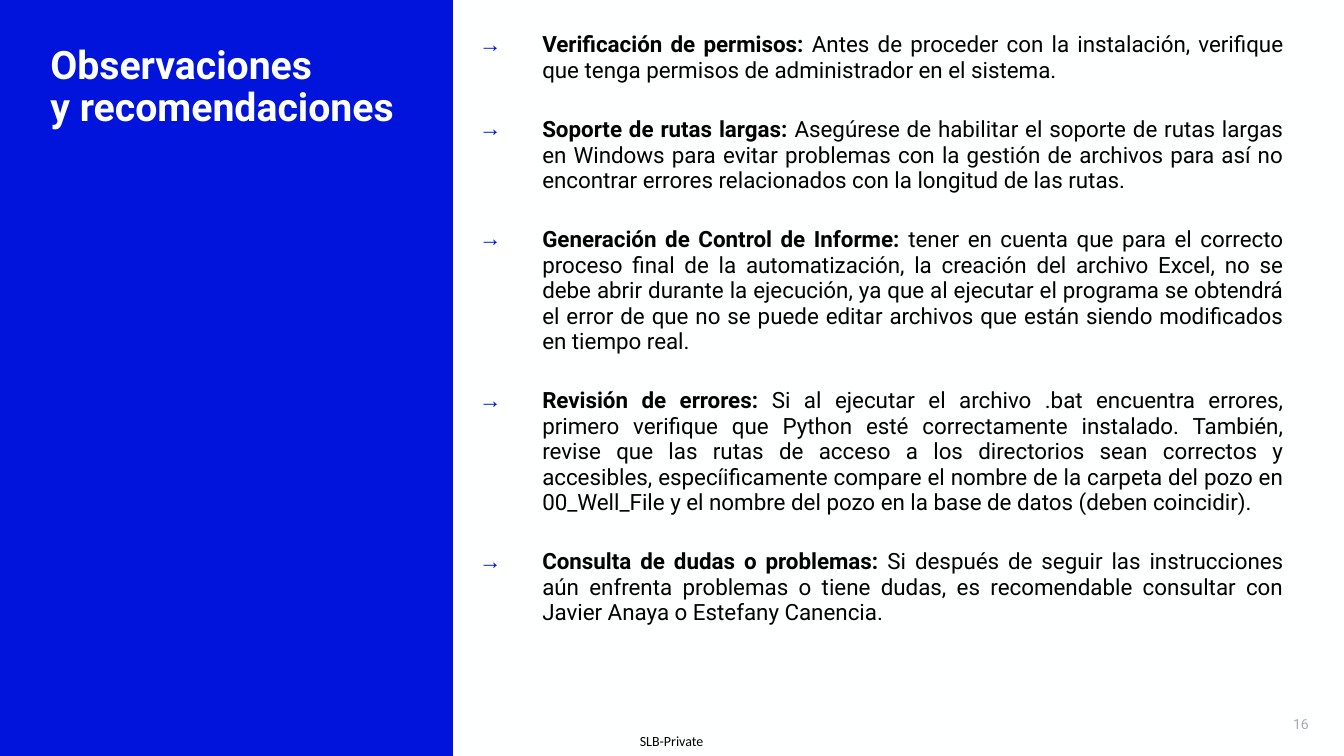
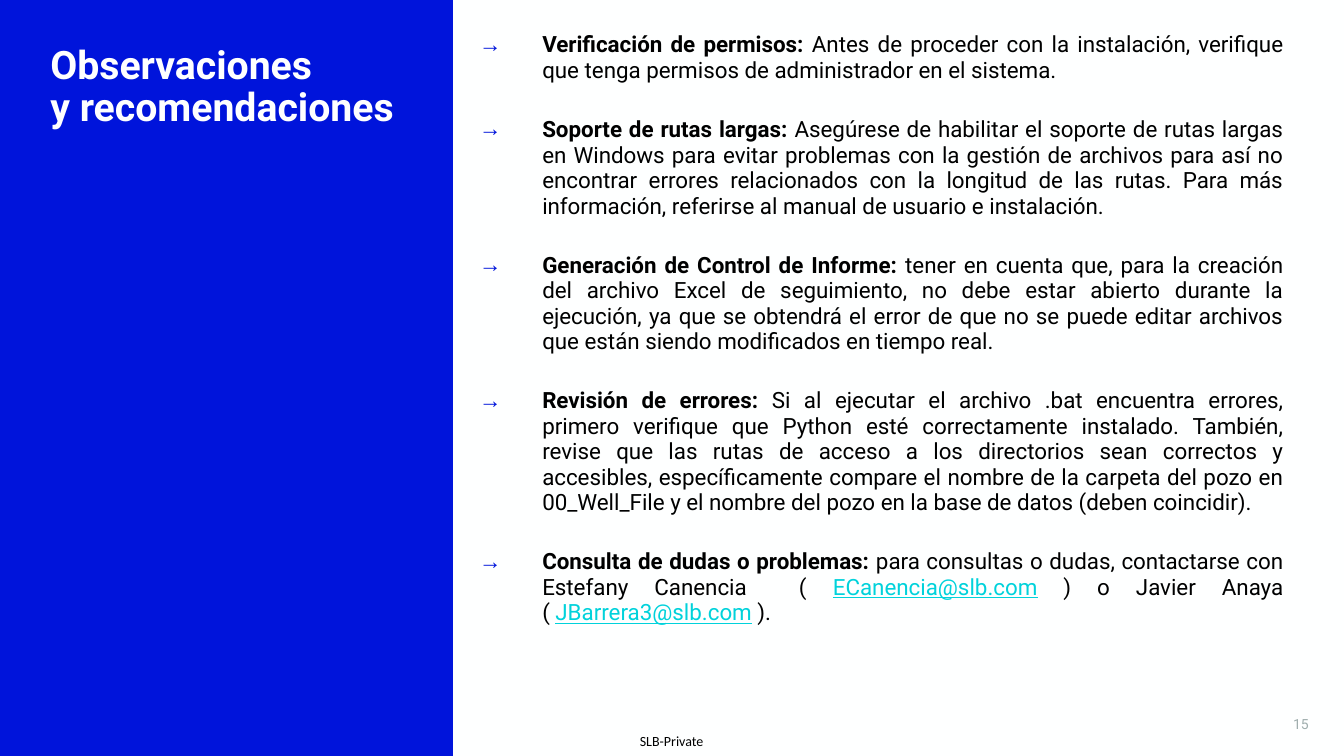
Before and after one commit to Negatix092/SLB, a slide deck: slide 15 of Presentación.pptx (slide 16 before the commit). Drawn at 1344x756 pixels with LibreOffice and Linux fonts; fonts in the diff are those of the drawing; background and template pictures are left out. Boxes give left, top, right and bottom in pixels: in the first picture for what was removed or moved away, otherwise in the second. Text is boxed around its words. In the diff, an @@ line names an element or a change of style, - is before the commit and + after.

```diff
--- a/Presentación.pptx
+++ b/Presentación.pptx
@@ text at [542,120,1283,625]: text changed @@
-→ Soporte de rutas largas: Asegúrese de habilitar el soporte de rutas largas en Windows para evitar problemas con la gestión de archivos para así no encontrar errores relacionados con la longitud de las rutas.
-→ Generación de Control de Informe: tener en cuenta que para el correcto proceso final de la automatización, la creación del archivo Excel, no se debe abrir durante la ejecución, ya que al ejecutar el programa se obtendrá el error de que no se puede editar archivos que están siendo modificados en tiempo real.
-→ Revisión de errores: Si al ejecutar el archivo .bat encuentra errores, primero verifique que Python esté correctamente instalado. También, revise que las rutas de acceso a los directorios sean correctos y accesibles, especíificamente compare el nombre de la carpeta del pozo en 00_Well_File y el nombre del pozo en la base de datos (deben coincidir).
-→ Consulta de dudas o problemas: Si después de seguir las instrucciones aún enfrenta problemas o tiene dudas, es recomendable consultar con Javier Anaya o Estefany Canencia.
+→ Soporte de rutas largas: Asegúrese de habilitar el soporte de rutas largas en Windows para evitar problemas con la gestión de archivos para así no encontrar errores relacionados con la longitud de las rutas. Para más información, referirse al manual de usuario e instalación.
+→ Generación de Control de Informe: tener en cuenta que, para la creación del archivo Excel de seguimiento, no debe estar abierto durante la ejecución, ya que se obtendrá el error de que no se puede editar archivos que están siendo modificados en tiempo real.
+→ Revisión de errores: Si al ejecutar el archivo .bat encuentra errores, primero verifique que Python esté correctamente instalado. También, revise que las rutas de acceso a los directorios sean correctos y accesibles, específicamente compare el nombre de la carpeta del pozo en 00_Well_File y el nombre del pozo en la base de datos (deben coincidir).
+→ Consulta de dudas o problemas: para consultas o dudas, contactarse con Estefany Canencia ( ECanencia@slb.com ) o Javier Anaya ( JBarrera3@slb.com ).
```
Also in this commit, not shown: 6 other slides changed, 1 slide removed, 3 other files.
